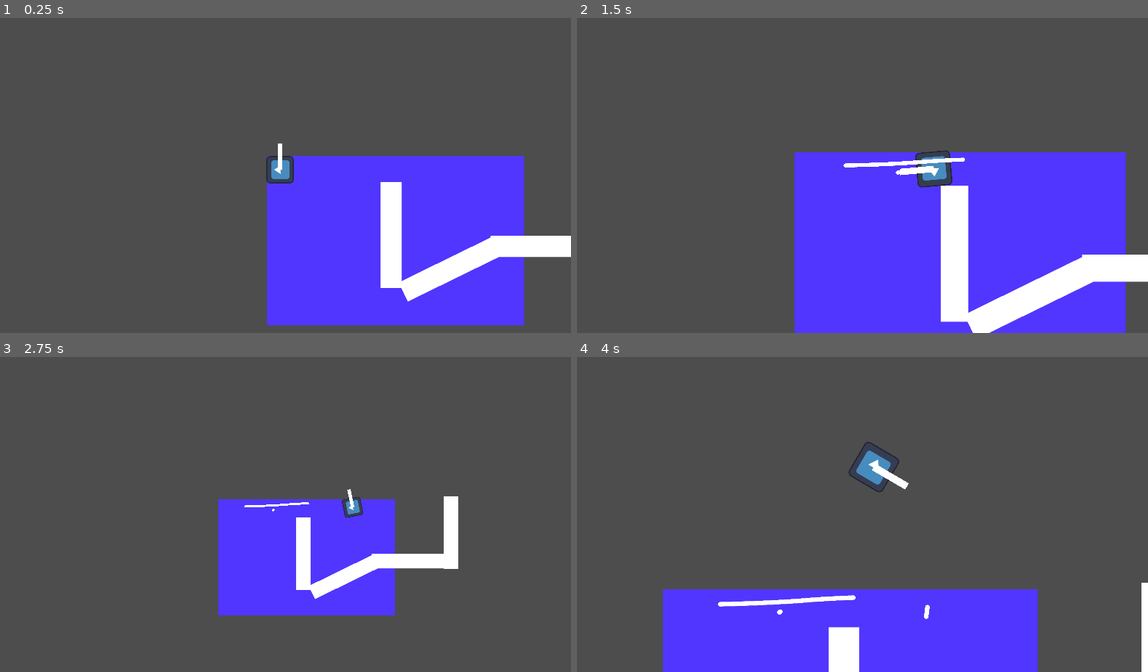
Above: before the commit, frames 1-4 (two rows, left to right).
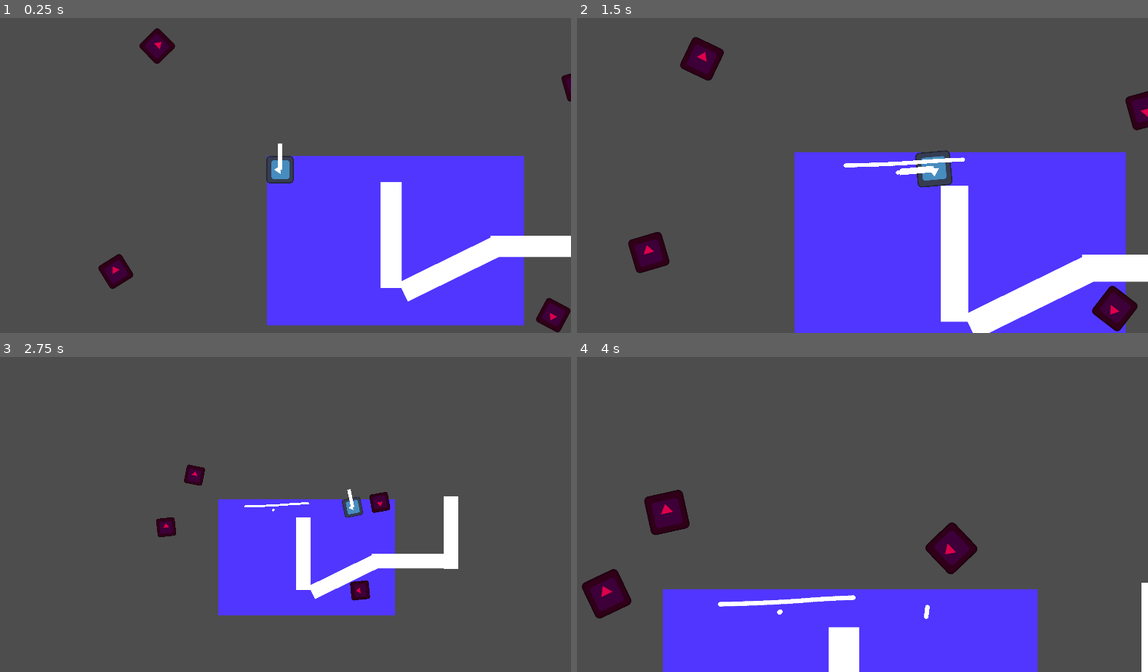
Above: after the commit, the same moments.

Repository: yasukawa426/top-down-shooter
Game: Godot game, scene res://scenes/main.tscn
Two runs of this game, one before a commit and one after it. Both use one fixed random seed, a clock stepped at 60 frames per second and the inputs below. The engine's default icon, where the game draws it, is replaced by a stand-in: a white triangle on a blue panel in a dark square.
Inputs (mouse positions are in pixels of both pictures, inside the frame that each line leads up to):
- Up to frame 1 (0.25 s): no input
- Up to frame 2 (1.5 s): move the mouse to (982, 153) at 0.52 s; hold D (move_right) 0.53-1.28 s; hold Space (shoot) 0.53-1.28 s; move the mouse to (742, 184) at 1.27 s; hold S (move_down) from 1.28 s (still down); tap Mouse wheel up (zoom_in) at 1.35 s
- Up to frame 3 (2.75 s): move the mouse to (336, 435) at 2.02 s; release S (move_down) at 2.03 s; hold D (move_right) from 2.03 s (still down); hold Mouse wheel down (zoom_out) from 2.03 s (still down)
- Up to frame 4 (4 s): move the mouse to (828, 574) at 2.77 s; release D (move_right) at 2.78 s; release Mouse wheel down (zoom_out) at 2.78 s; hold W (move_up) 2.78-3.53 s; tap Space (shoot) at 2.85 s; move the mouse to (1033, 558) at 3.52 s; hold A (move_left) from 3.53 s (still down); hold Mouse wheel up (zoom_in) from 3.53 s (still down)

The runs differ from the first frame. In frame 1, 1.3% of the frame differs, in the area x 17-100%, y 3-100%; in frame 2, 2.4%; in frame 3, 0.8%; in frame 4, 3.2%, in the area x 0-71%, y 26-83%.

Commit message:
feat: add basic enemy character that follows the player

Diff:
--- /dev/null
+++ b/scenes/enemies/enemy.gd
@@ -0,0 +1,32 @@
+extends CharacterBody2D
+
+
+@export var SPEED = 200
+var player:Node2D
+
+
+
+
+func _physics_process(delta: float) -> void:
+	velocity = Vector2.ZERO
+
+	if player == null:
+		player = get_tree().get_first_node_in_group("player")
+
+	else:
+		look_at(player.position)
+
+		if (player.position.x - position.x) > 0:
+			velocity.x = 1
+		else:
+			velocity.x = -1
+
+		if (player.position.y - position.y) > 0:
+			velocity.y = 1
+		else:
+			velocity.y = -1
+
+		if velocity.length() > 0:
+			velocity = velocity.normalized() * SPEED
+
+		move_and_slide()
--- /dev/null
+++ b/scenes/enemies/enemy.tscn
@@ -0,0 +1,20 @@
+[gd_scene format=3 uid="uid://bxqvp76i5lde"]
+
+[ext_resource type="Texture2D" uid="uid://cxvilrkhskb18" path="res://assets/icon.svg" id="1_6xk8f"]
+[ext_resource type="Script" uid="uid://5qhewt5gc6k0" path="res://scenes/enemies/enemy.gd" id="1_8e3ao"]
+
+[sub_resource type="RectangleShape2D" id="RectangleShape2D_8e3ao"]
+size = Vector2(128, 128)
+
+[node name="Enemy" type="CharacterBody2D" unique_id=2032086369]
+collision_layer = 2
+collision_mask = 3
+motion_mode = 1
+script = ExtResource("1_8e3ao")
+
+[node name="Sprite2D" type="Sprite2D" parent="." unique_id=148368133]
+modulate = Color(0.86395586, 0, 0.29259437, 1)
+texture = ExtResource("1_6xk8f")
+
+[node name="CollisionShape2D" type="CollisionShape2D" parent="." unique_id=291681670]
+shape = SubResource("RectangleShape2D_8e3ao")
--- a/scenes/main.tscn
+++ b/scenes/main.tscn
@@ -1,6 +1,7 @@
 [gd_scene format=3 uid="uid://casmc0sauekke"]
 
 [ext_resource type="PackedScene" uid="uid://d4iguj12hqdiq" path="res://scenes/player/player.tscn" id="1_o5qli"]
+[ext_resource type="PackedScene" uid="uid://bxqvp76i5lde" path="res://scenes/enemies/enemy.tscn" id="2_0wfyh"]
 
 [sub_resource type="RectangleShape2D" id="RectangleShape2D_o5qli"]
 size = Vector2(99, 500)
@@ -66,3 +67,15 @@
 
 [node name="MeshInstance2D" type="MeshInstance2D" parent="TestWall4" unique_id=1334469690]
 mesh = SubResource("QuadMesh_0wfyh")
+
+[node name="Enemy" parent="." unique_id=171688255 instance=ExtResource("2_0wfyh")]
+position = Vector2(1497, -365)
+
+[node name="Enemy2" parent="." unique_id=2032086369 instance=ExtResource("2_0wfyh")]
+position = Vector2(-745, 579)
+
+[node name="Enemy3" parent="." unique_id=1516625361 instance=ExtResource("2_0wfyh")]
+position = Vector2(1383, 785)
+
+[node name="Enemy4" parent="." unique_id=1693635587 instance=ExtResource("2_0wfyh")]
+position = Vector2(-550, -552)
--- a/scenes/player/player.tscn
+++ b/scenes/player/player.tscn
@@ -9,7 +9,7 @@
 [sub_resource type="RectangleShape2D" id="RectangleShape2D_o5qli"]
 size = Vector2(128, 128)
 
-[node name="Player" type="CharacterBody2D" unique_id=1270244584]
+[node name="Player" type="CharacterBody2D" unique_id=1270244584 groups=["player"]]
 collision_layer = 8
 motion_mode = 1
 script = ExtResource("1_g2els")
Not shown, added: scenes/enemies/enemy.gd.uid
